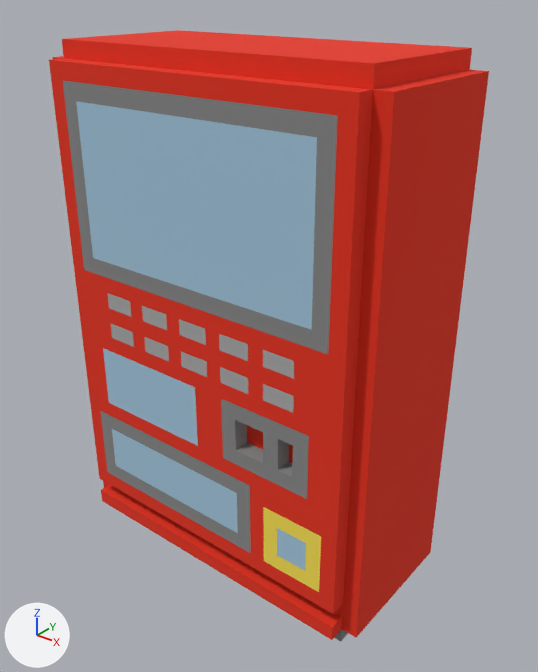
The FBX model models/vending_machine.fbx as it was, and as the next commit left it.
Both versions are drawn from a 50 mm lens placed at (1.65, -1.96, 2.2), pointed at (0.06, 0.03, 0.97). The axes (+X, +Y, +Z) are drawn at lower left. The lights are the same throughout. The older version comes first. Vertices at exactly the same position are counted once.

Names of what the first picture shows: 'Body', 'Light', 'Water'.
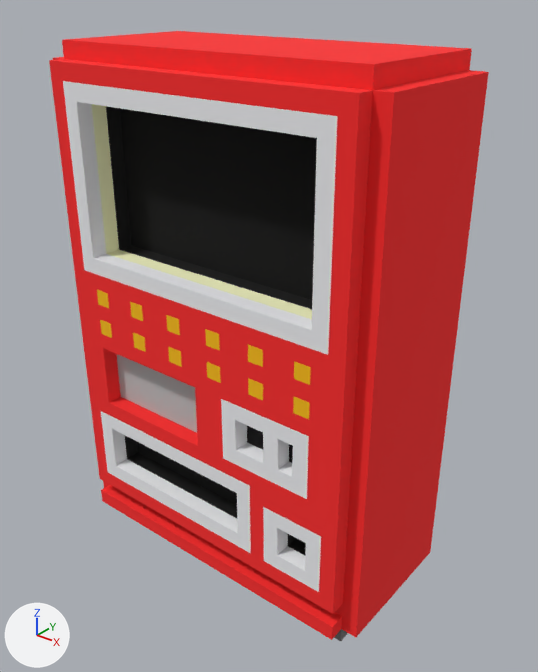
What differs and where, as boxes (x1, y1, x2, y2) in the pictures (538 x 672 px; the box of a moved part takes in the faces that stretch with it):
'Body', reshaped
    before: (49, 30, 489, 641)
    after: (49, 31, 489, 641)
'Water', deleted (blue)
    before: (76, 101, 317, 571)
part 1 of me_light, added
    after: (293, 397, 310, 419)
part 2 of me_light, added
    after: (248, 378, 263, 400)
part 3 of me_light, added
    after: (207, 362, 221, 383)
part 4 of me_light, added
    after: (168, 347, 182, 367)
part 5 of me_light, added
    after: (133, 333, 146, 352)
part 6 of me_light, added
    after: (100, 320, 112, 338)
part 7 of me_light, added
    after: (294, 361, 311, 385)
part 8 of me_light, added
    after: (248, 345, 263, 367)
part 9 of me_light, added
    after: (205, 329, 220, 351)
part 10 of me_light, added
    after: (166, 315, 180, 335)
part 11 of me_light, added
    after: (130, 302, 143, 321)
part 12 of me_light, added
    after: (97, 290, 109, 308)
part 13 of me_light, moved or reshaped (not visible afterwards)
    before: (263, 384, 294, 413)
part 14 of me_light, added
    after: (117, 354, 197, 433)
part 15 of me_light, moved or reshaped (not visible before)
    after: (92, 104, 312, 319)
part 16 of me_light, deleted
    before: (107, 293, 294, 394)
part 17 of me_body, moved or reshaped
    before: (84, 270, 328, 531)
    after: (84, 106, 328, 555)
part 18 of me_body, recoloured
    both: (49, 31, 489, 640)

Edits to the bpy script that builds the scene:
```text
Add mat_palette_019:
    mat_palette_019 = principled_material('palette.019')
    mat_palette_019.texture = img_renewvending_1_png  # with its transparency
    mat_palette_019.roughness = 1.0
Change me_light:
    remove me_light.from_pydata(...)  # 104 vertices, 168 faces; spans x -0.563..0.563, y -0.313..-0.188, z 0.938..1.875
    remove me_light.materials.append(mat_palette_005)  # picture img_vending_machine_0_0_png
    add me_light.from_pydata(...)  # 144 vertices, 228 faces; spans x -0.562..0.562, y -0.312..-0.187, z 0.437..1.873
    me_light part 1: a new loose piece, a box spanning x 0.437..0.5, y -0.312..-0.25, z 0.937..0.999, in mat_palette_020 (picture img_renewvending_0_png)
    me_light part 2: a new loose piece, a box spanning x 0.25..0.312, y -0.312..-0.25, z 0.937..0.999, in mat_palette_020 (picture img_renewvending_0_png)
    me_light part 3: a new loose piece, a box spanning x 0.062..0.125, y -0.312..-0.25, z 0.937..0.999, in mat_palette_020 (picture img_renewvending_0_png)
    me_light part 4: a new loose piece, a box spanning x -0.125..-0.062, y -0.312..-0.25, z 0.937..0.999, in mat_palette_020 (picture img_renewvending_0_png)
    me_light part 5: a new loose piece, a box spanning x -0.312..-0.25, y -0.312..-0.25, z 0.937..0.999, in mat_palette_020 (picture img_renewvending_0_png)
    me_light part 6: a new loose piece, a box spanning x -0.5..-0.437, y -0.312..-0.25, z 0.937..0.999, in mat_palette_020 (picture img_renewvending_0_png)
    me_light part 7: a new loose piece, a box spanning x 0.437..0.5, y -0.312..-0.25, z 1.062..1.124, in mat_palette_020 (picture img_renewvending_0_png)
    me_light part 8: a new loose piece, a box spanning x 0.25..0.312, y -0.312..-0.25, z 1.062..1.124, in mat_palette_020 (picture img_renewvending_0_png)
    me_light part 9: a new loose piece, a box spanning x 0.062..0.125, y -0.312..-0.25, z 1.062..1.124, in mat_palette_020 (picture img_renewvending_0_png)
    me_light part 10: a new loose piece, a box spanning x -0.125..-0.062, y -0.312..-0.25, z 1.062..1.124, in mat_palette_020 (picture img_renewvending_0_png)
    me_light part 11: a new loose piece, a box spanning x -0.312..-0.25, y -0.312..-0.25, z 1.062..1.124, in mat_palette_020 (picture img_renewvending_0_png)
    me_light part 12: a new loose piece, a box spanning x -0.5..-0.437, y -0.312..-0.25, z 1.062..1.124, in mat_palette_020 (picture img_renewvending_0_png)
    me_light part 13: the loose piece of 8 vertices spanning x 0.313..0.438, y -0.313..-0.25, z 0.938..1.0 is moved by (0.062, 0.063, -0.501), in mat_palette_020 (picture img_renewvending_0_png)
    me_light part 14: a new loose piece, a box spanning x -0.5..0.0, y -0.25..-0.187, z 0.624..0.874, in mat_palette_020 (picture img_renewvending_0_png)
    me_light part 15: the loose piece of 24 vertices spanning x -0.563..0.563, y -0.25..-0.188, z 1.188..1.875 is moved by (0.0, 0.0, -0.002), in mat_palette_020 (picture img_renewvending_0_png)
    me_light part 16: 9 loose pieces with 72 vertices, spanning x -0.438..0.438, y -0.313..-0.25, z 0.938..1.125, are deleted
    other edits to the shape of me_light do not show in these pictures
    add me_light.materials.append(mat_palette_020)  # picture img_renewvending_0_png
Change me_body:
    remove me_body.from_pydata(...)  # 320 vertices, 632 faces; spans x -0.69..0.69, y -0.31..0.31, z 0.0..2.0
    add me_body.from_pydata(...)  # 268 vertices, 528 faces; spans x -0.69..0.69, y -0.31..0.31, z 0.0..2.0
    me_body part 17
    88 vertices are removed from x -0.44..0.44, y -0.25..-0.19, z 1.31..1.75
    330 faces are deleted
    4 vertices in x -0.5..0.0, y -0.25, z 0.63..0.88 move by (0.0, 0.06, -0.01)
    4 vertices are added at (0.5, -0.12, 1.25), (-0.5, -0.12, 1.25), (0.5, -0.12, 1.81), (-0.5, -0.12, 1.81)
    8 new vertices lie (0.06, 0.0, 0.0) away from vertices in x 0.44, y -0.31..-0.25, z 0.94..1.13
    8 new vertices lie (-0.06, 0.0, 0.0) away from vertices in x -0.44, y -0.31..-0.25, z 0.94..1.13
    8 new vertices lie (0.0, 0.06, 0.0) away from vertices in x -0.5..0.5, y -0.25, z 0.31..0.5
    8 new vertices lie (0.0, 0.0, 0.06) away from vertices in x -0.5..0.5, y -0.25..-0.19, z 0.44..0.5
    226 new faces join them
    me_body part 18: 342 faces spanning x -0.69..0.69, y -0.31..0.31, z 0.0..2.0 switch from mat_palette_007 (picture img_vending_machine_0_2_png) to mat_palette_019 (picture img_renewvending_1_png)
Remove ob_water:
    ob_water = bpy.data.objects.new('Water', me_water)
```
